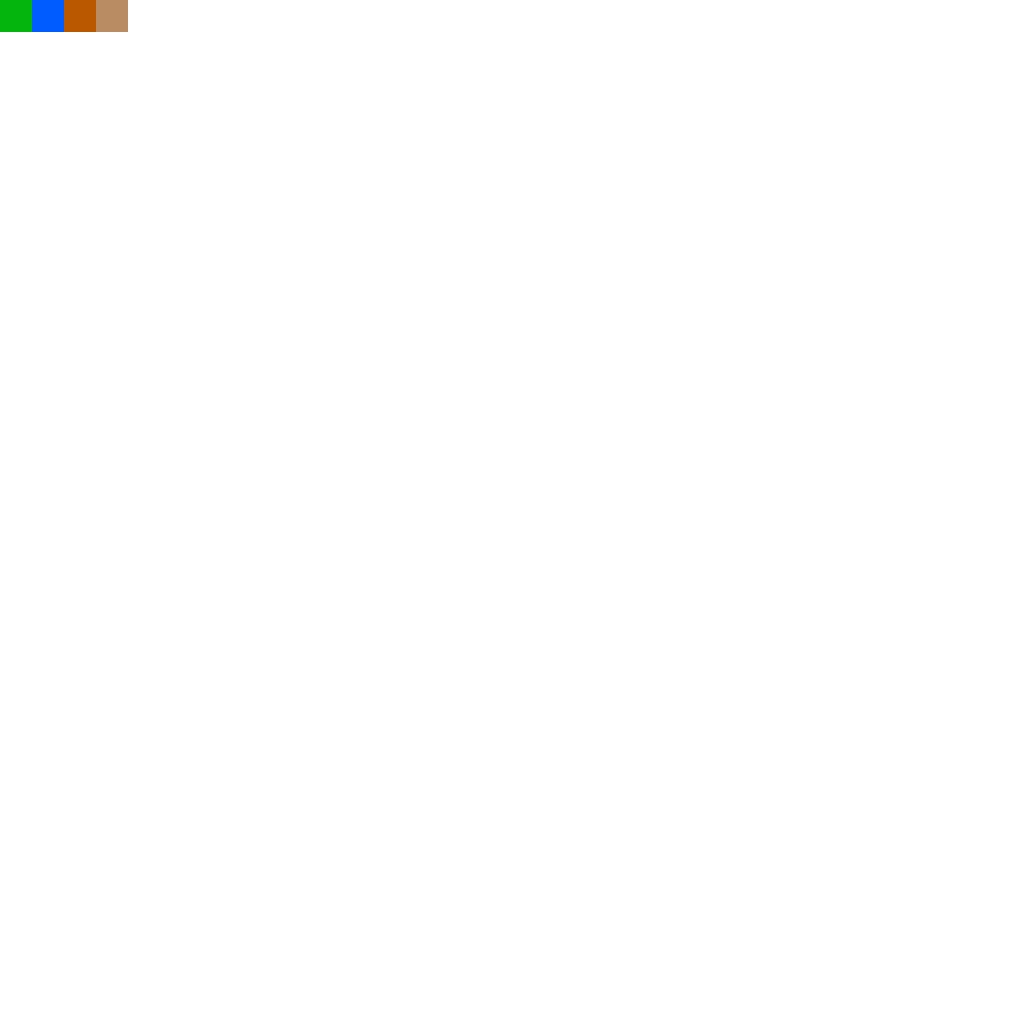
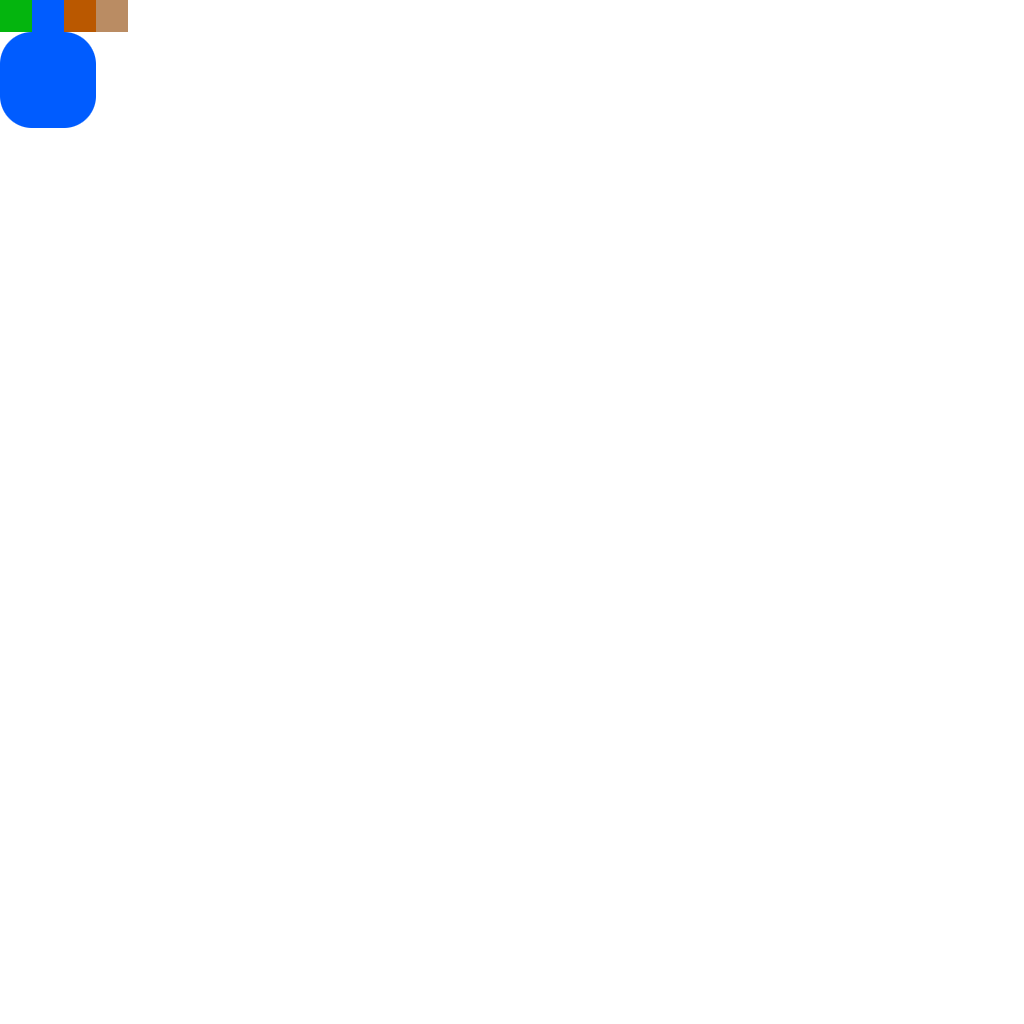
Comparing the layer stacks of the two 1024×1024 images. Changes:
added layer "Pasted Layer #1" above "Pasted Layer #2" over (0, 32, 32, 64)
added layer "Pasted Layer #2" above "Pasted Layer #3" over (0, 96, 32, 128)
added layer "Pasted Layer #3" above "Pasted Layer #4" over (64, 96, 96, 128)
added layer "Pasted Layer #4" above "Layer Group" over (64, 32, 96, 64)
added layer "Layer Group" above "Pasted Layer" over (0, 32, 96, 128)
removed layer "Background" over (0, 32, 96, 128)
